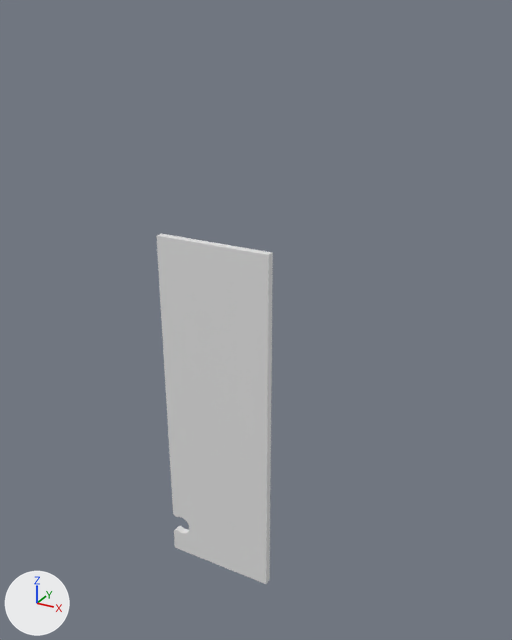
Before and after pictures for a commit that changed the FBX model Assets/Meshes/Jigsaw1I_Enlarged.fbx.
One viewpoint serves both versions: a 50 mm camera at (1.72, -2.7, 2.93) aimed at (0.2, 0.06, 1.55). Lighting does not change. The marker at lower left points along +X, +Y and +Z. The older version comes first. Where no turn or scale is listed for an object, it has been applied to the vertices.

The first picture shows 'Jigsaw3_Enlarged'.
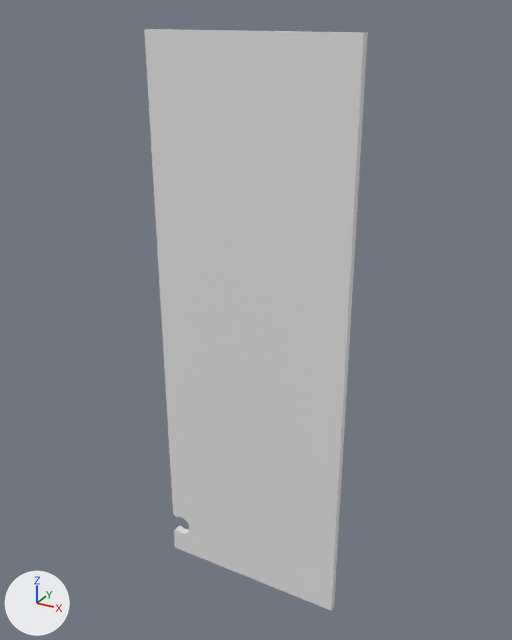
What differs and where, as boxes (x1, y1, x2, y2) in the pictures (512 x 640 px):
'Jigsaw3_Enlarged', reshaped (91% wider, 66% taller)
    before: (156, 234, 273, 584)
    after: (144, 29, 368, 610)

The change, as a diff of the scene's bpy script:
```diff
--- a/Assets/Meshes/Jigsaw1I_Enlarged.fbx.py
+++ b/Assets/Meshes/Jigsaw1I_Enlarged.fbx.py
@@ me_cube_006 @@
 # used by ob_jigsaw3_enlarged; location = (0.0, 0.0, 0.0)
-me_cube_006.from_pydata(...)  # 34 vertices, 19 faces; spans x -0.31..0.31, y -0.02..0.02, z 0.0..1.92
-me_cube_006.vertices[0].co = (0.31, -0.02, 0.0)  # pixel (266, 584)
-me_cube_006.vertices[1].co = (0.31, -0.02, 1.92)  # pixel (268, 255)
-me_cube_006.vertices[2].co = (0.31, 0.02, 0.0)  # pixel (269, 579)
-me_cube_006.vertices[3].co = (0.31, 0.02, 1.92)  # pixel (272, 252)
-me_cube_006.vertices[6].co = (-0.31, 0.02, 1.92)  # pixel (161, 233)
-me_cube_006.vertices[19].co = (-0.31, -0.02, 1.92)  # pixel (156, 235)
+me_cube_006.from_pydata(...)  # 34 vertices, 19 faces; spans x -0.31..0.7, y -0.02..0.02, z 0.0..2.85
+# me_cube_006 part 1
+me_cube_006.vertices[0].co = (0.7, -0.02, 0.0)  # pixel (331, 610)
+me_cube_006.vertices[1].co = (0.7, -0.02, 2.85)  # pixel (363, 32)
+me_cube_006.vertices[2].co = (0.7, 0.02, 0.0)  # pixel (334, 605)
+me_cube_006.vertices[3].co = (0.7, 0.02, 2.85)  # pixel (367, 32)
+me_cube_006.vertices[6].co = (-0.31, 0.02, 2.85)  # pixel (149, 29)
+me_cube_006.vertices[19].co = (-0.31, -0.02, 2.85)  # pixel (144, 29)
```
